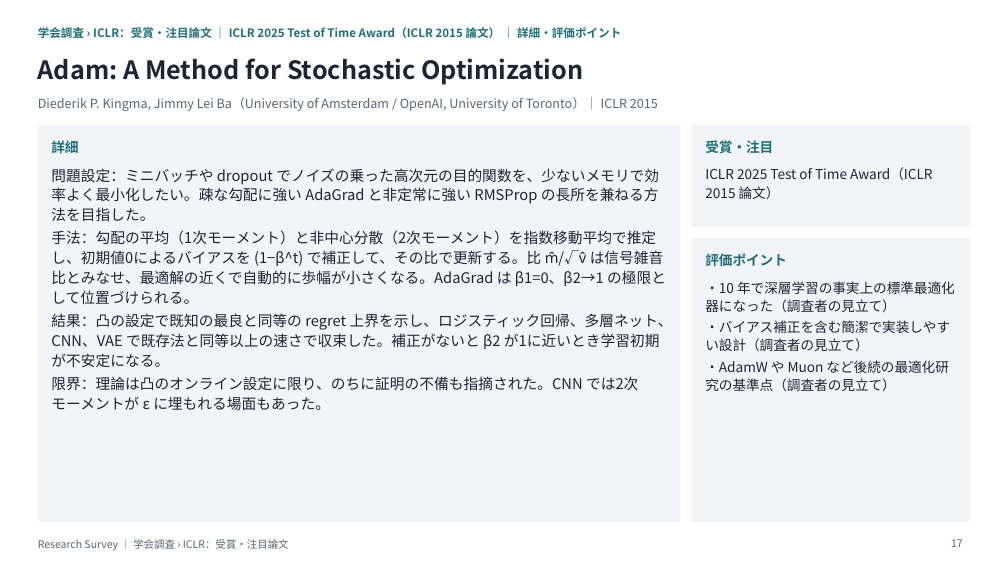
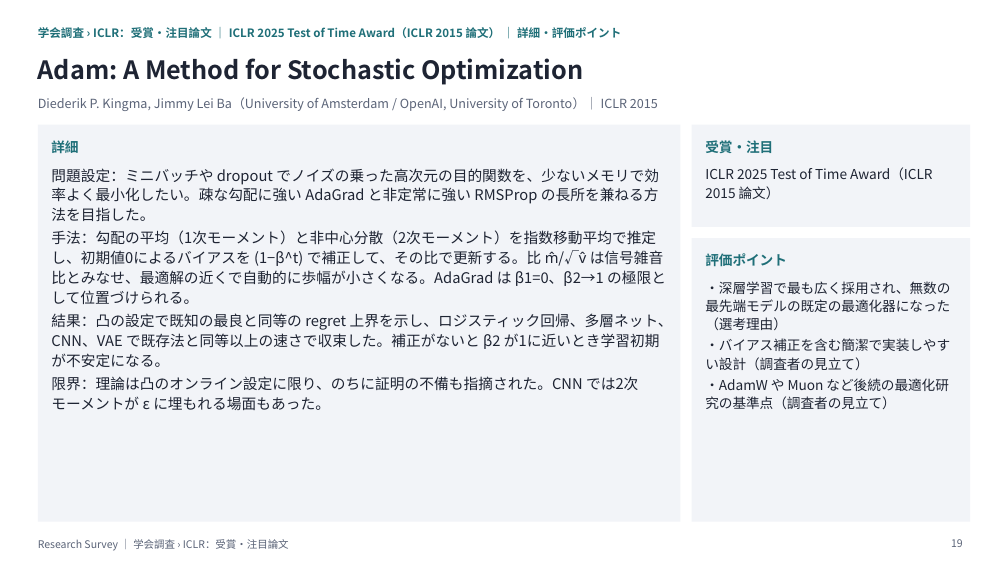
Before and after one commit to create-alt/researches, a slide deck: slide 19 of iclr/iclr.pptx (slide 17 before the commit). Drawn at 1008x567 pixels with LibreOffice and Linux fonts; fonts in the diff are those of the drawing. Boxes give left, top, right and bottom in pixels: in the first picture for what was removed or moved away, otherwise in the second. Text is boxed around its words. In the diff, an @@ line names an element or a change of style, - is before the commit and + after.

```diff
--- a/iclr/iclr.pptx
+++ b/iclr/iclr.pptx
@@ text at bbox=[705, 281, 950, 330]: text changed @@
-・10 年で深層学習の事実上の標準最適化器になった（調査者の見立て）
+・深層学習で最も広く採用され、無数の最先端モデルの既定の最適化器になった（選考理由）
@@ page number at bbox=[951, 539, 963, 547]: text changed @@
-17
+19
```
Also in this commit, not shown: 19 other slides changed, 8 slides added, 27 other files.
